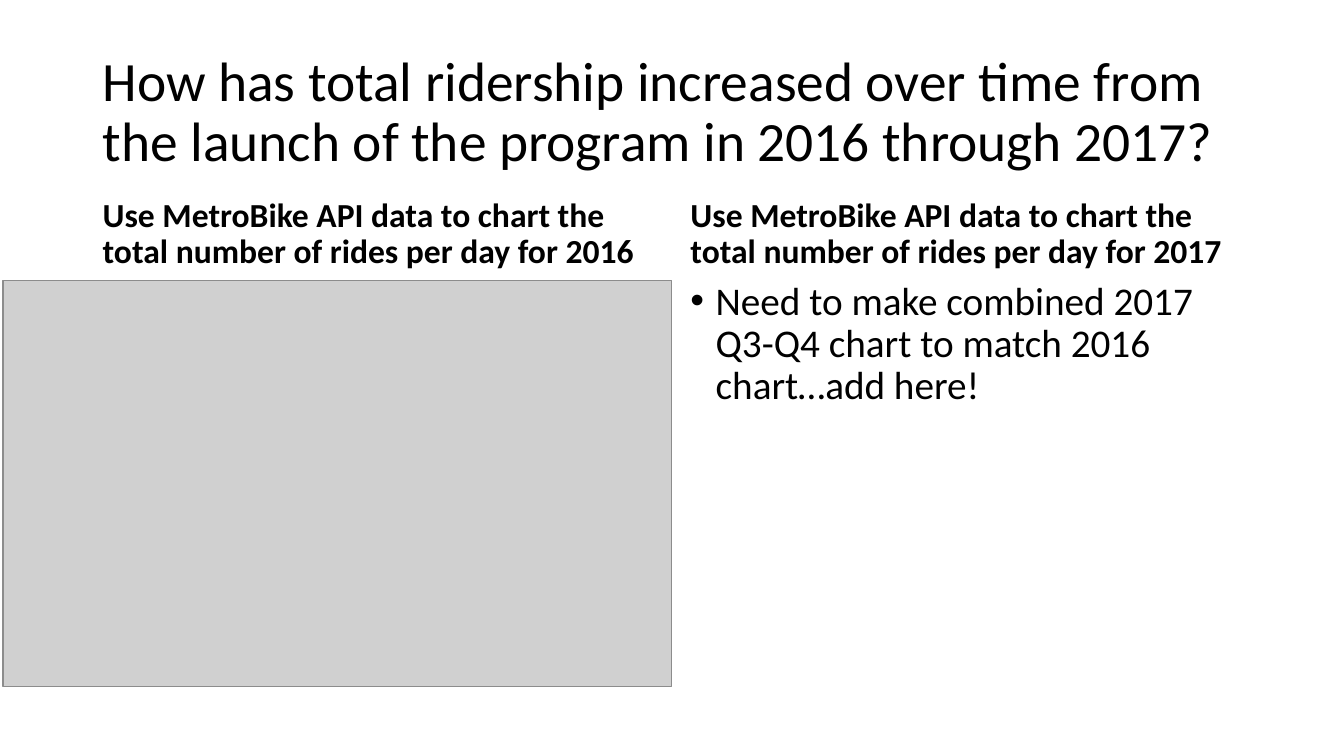
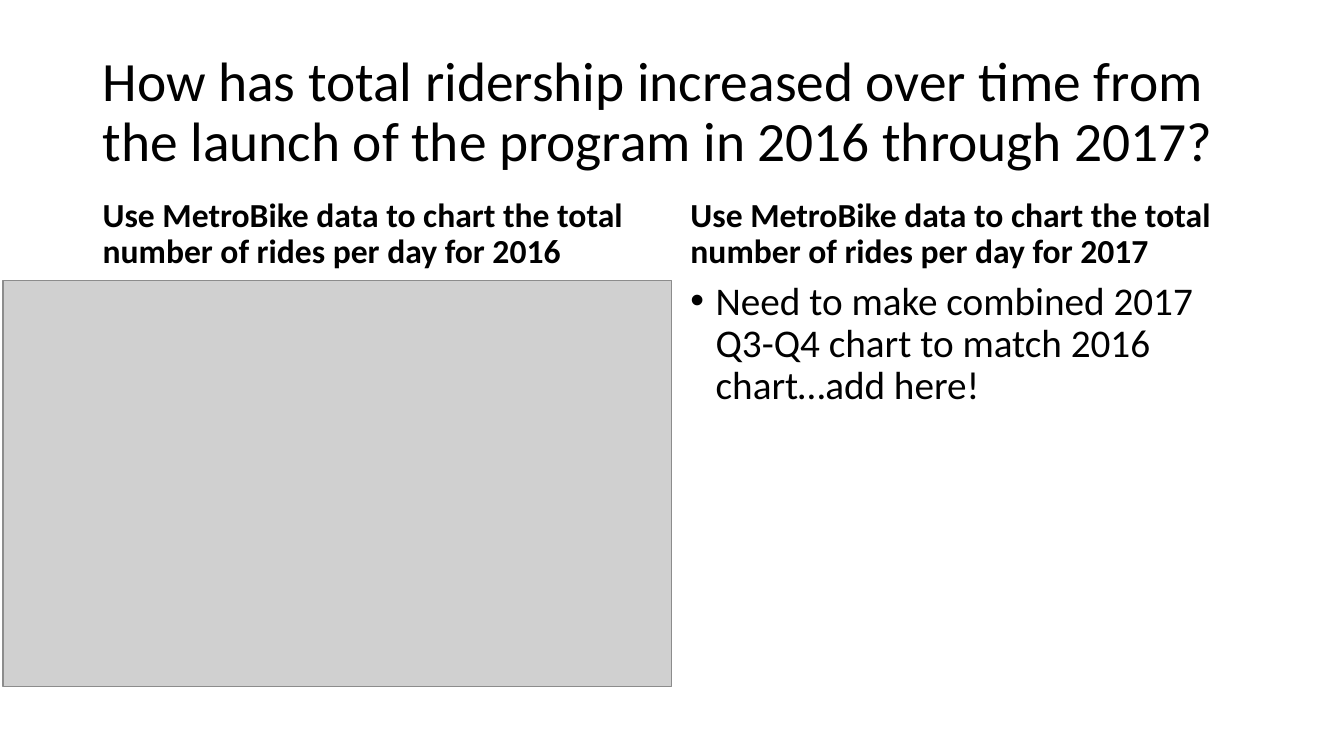
Before and after one commit to sqweets/Project1-LA-Bike_Share, a slide deck: slide 12 of If We Ran a Bike Sharing Company.pptx (slide 11 before the commit). Drawn at 1344x756 pixels with LibreOffice and Linux fonts; fonts in the diff are those of the drawing; grey boxes stand for pictures. Boxes give left, top, right and bottom in pixels: in the first picture for what was removed or moved away, otherwise in the second. Text is boxed around its words. In the diff, an @@ line names an element or a change of style, - is before the commit and + after.

```diff
--- a/If We Ran a Bike Sharing Company.pptx
+++ b/If We Ran a Bike Sharing Company.pptx
@@ text at [103,203,623,269]: text changed @@
-Use MetroBike API data to chart the total number of rides per day for 2016
+Use MetroBike data to chart the total number of rides per day for 2016
@@ text at [690,203,1211,269]: text changed @@
-Use MetroBike API data to chart the total number of rides per day for 2017
+Use MetroBike data to chart the total number of rides per day for 2017
```
Also in this commit, not shown: 2 other slides changed, 1 slide added.
